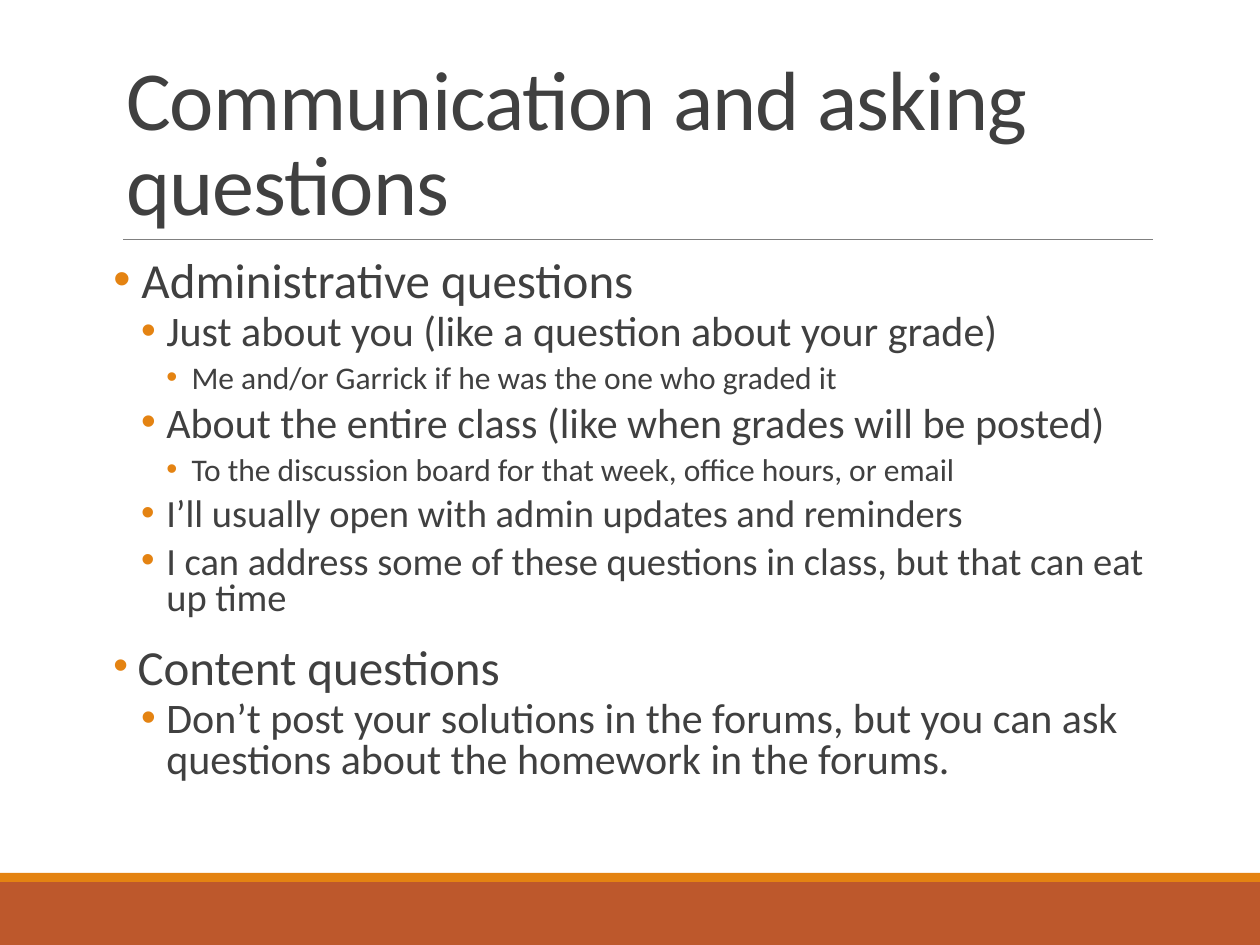
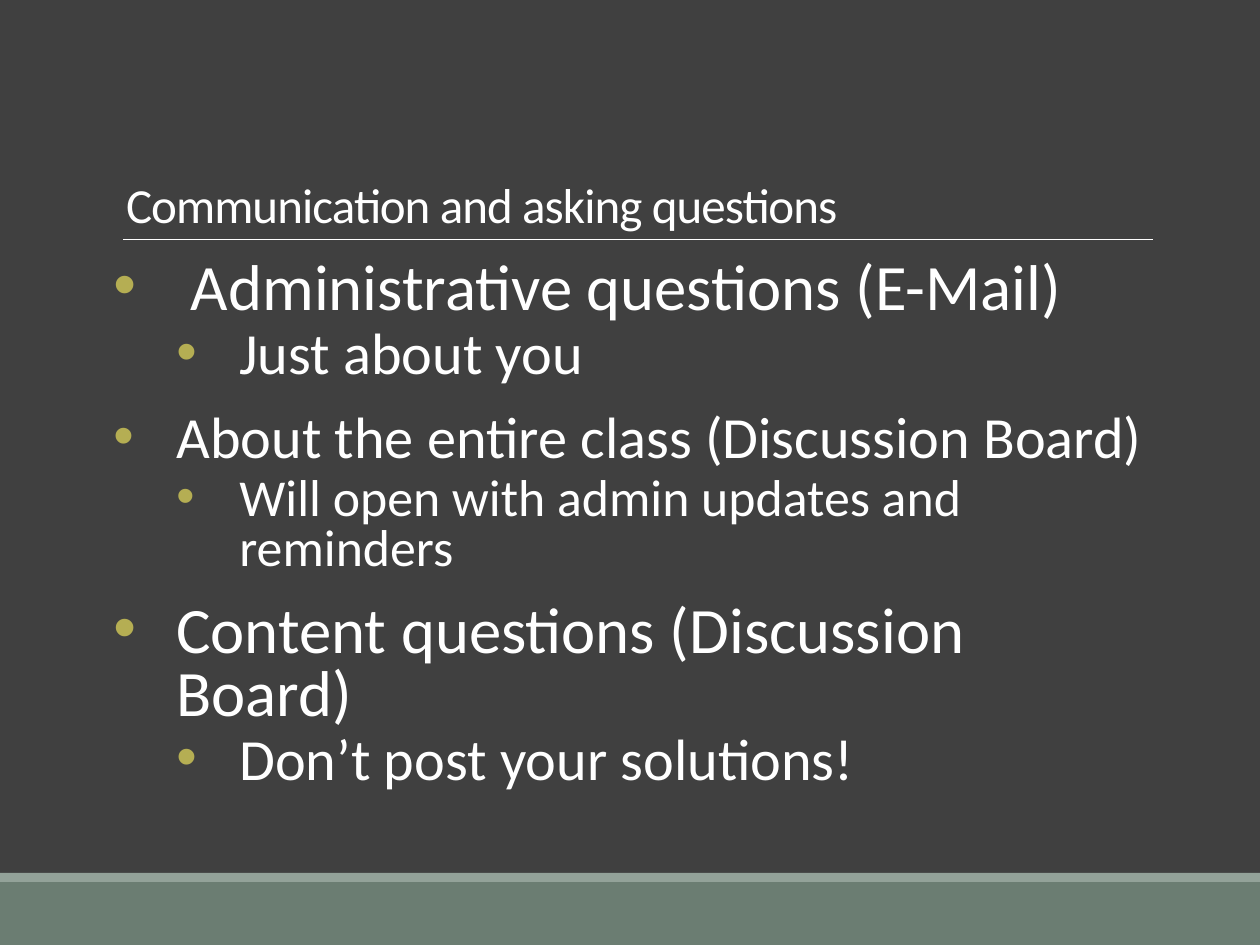
Before and after one commit to elliewix/IS-452-Spring2019, a slide deck: slide 15 of SUMMER2018-Lectures/IS452Fall2017Week01.pptx (slide 13 before the commit). Drawn at 1260x945 pixels with LibreOffice and Linux fonts; fonts in the diff are those of the drawing. Boxes give left, top, right and bottom in pixels: in the first picture for what was removed or moved away, otherwise in the second. Text is boxed around its words. In the diff, an @@ line names an element or a change of style, - is before the commit and + after.

```diff
--- a/SUMMER2018-Lectures/IS452Fall2017Week01.pptx
+++ b/SUMMER2018-Lectures/IS452Fall2017Week01.pptx
@@ background #FFFFFF to #404040 @@
@@ title "Communication and asking questions" at (126, 189, 837, 232): size 48 to 28 pt, text colour #404040 to #FFFFFF @@
@@ line (123, 239) - (1153, 239): stroke #808080 0.5 pt to #FFFFFF 0.5 pt @@
@@ text at (176, 263, 1141, 790): text changed; size 24 to 33.3 pt; text colour #404040 to #FFFFFF @@
-• Administrative questions
-  • Just about you (like a question about your grade)
-    • Me and/or Garrick if he was the one who graded it
-  • About the entire class (like when grades will be posted)
-    • To the discussion board for that week, office hours, or email
-  • I’ll usually open with admin updates and reminders
-  • I can address some of these questions in class, but that can eat up time
-• Content questions
-  • Don’t post your solutions in the forums, but you can ask questions about the homework in the forums.
+• Administrative questions (E-Mail)
+  • Just about you
+• About the entire class (Discussion Board)
+  • Will open with admin updates and reminders
+• Content questions (Discussion Board)
+  • Don’t post your solutions!
@@ rectangle at (0, 882, 1260, 945): fill #BD582C to #6B7D72 @@
@@ rectangle at (0, 873, 1260, 882): fill #E48312 to #93A299 @@
```
Also in this commit, not shown: 41 other slides changed, 2 slides added, 1 other file.
